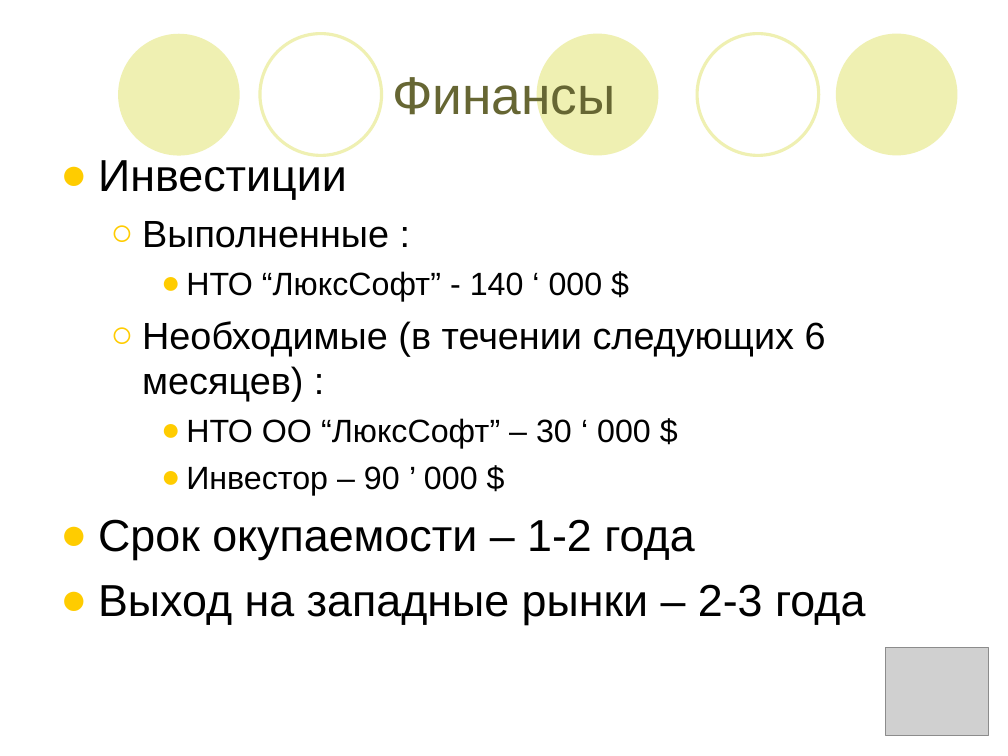
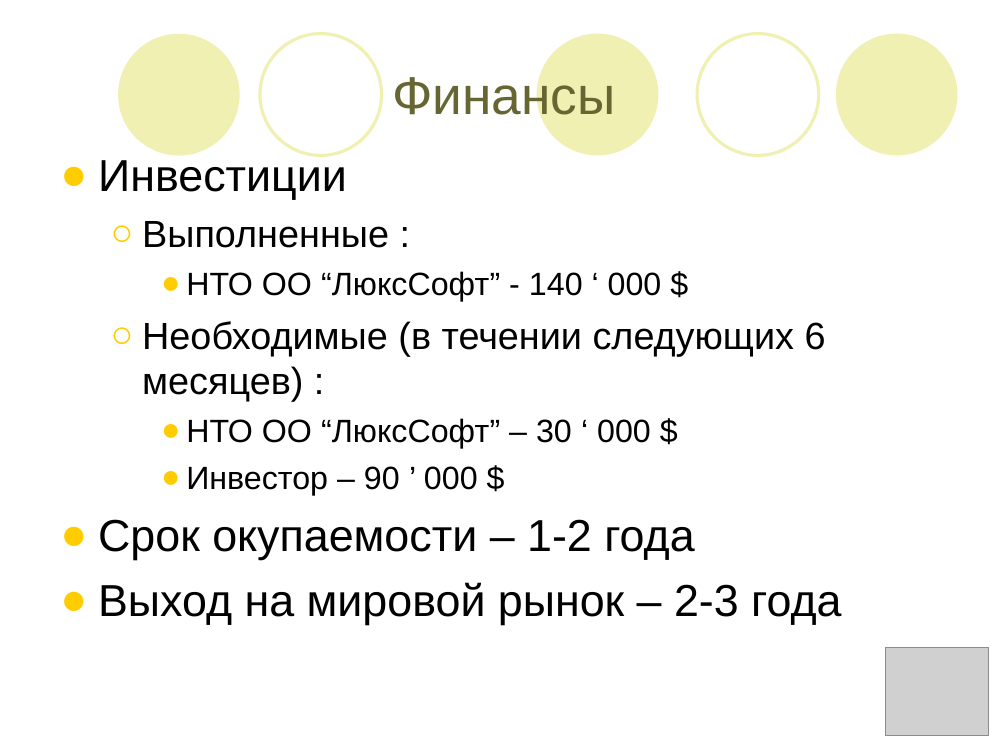
Before and after one commit to lsfusion/platform, a slide deck: slide 9 of platform/docs/Бизнес-презентация.ppt. Drawn at 1008x756 pixels with LibreOffice and Linux fonts; fonts in the diff are those of the drawing; grey boxes stand for pictures. Boxes give left, top, right and bottom in pixels: in the first picture for what was removed or moved away, otherwise in the second. Text is boxed around its words. In the diff, an @@ line names an element or a change of style, - is before the commit and + after.

```diff
--- a/platform/docs/Бизнес-презентация.ppt
+++ b/platform/docs/Бизнес-презентация.ppt
@@ text at bbox=[186, 271, 662, 301]: text changed @@
-    ● НТО “ЛюксСофт” - 140 ‘ 000 $
+    ● НТО ОО “ЛюксСофт” - 140 ‘ 000 $
@@ text at bbox=[98, 582, 841, 625]: text changed @@
-● Выход на западные рынки – 2-3 года
+● Выход на мировой рынок – 2-3 года
```
Also in this commit, not shown: 3 other slides changed, 1 slide added, 5 other files.
